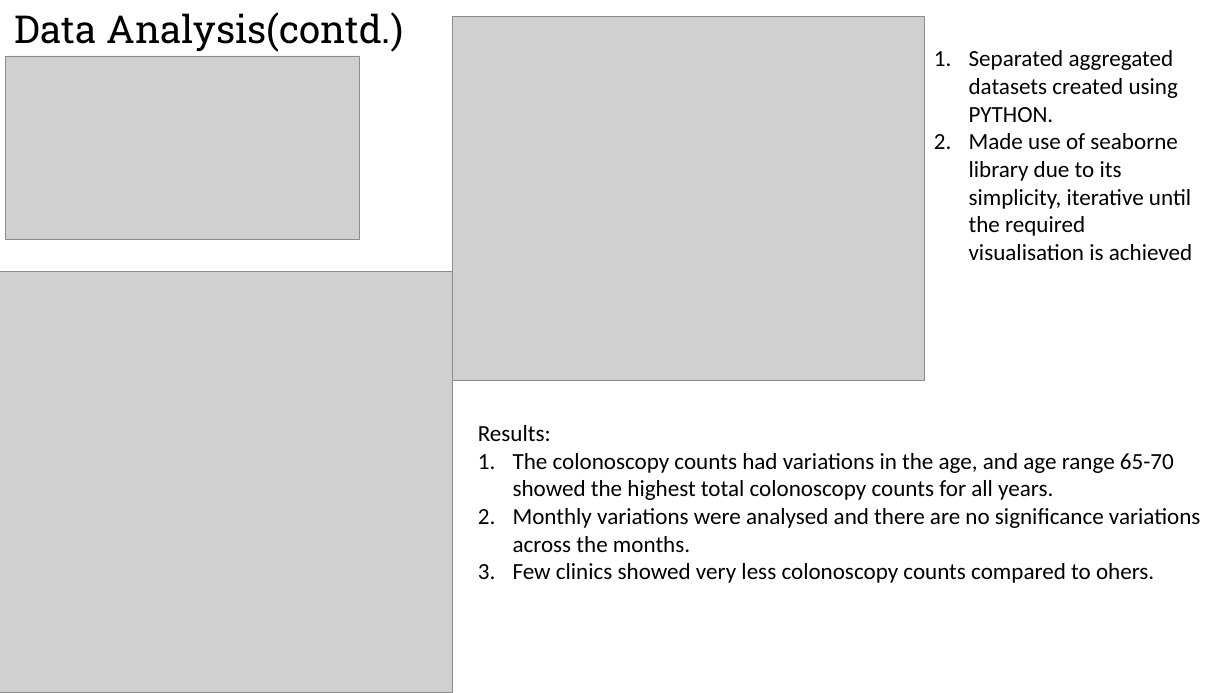
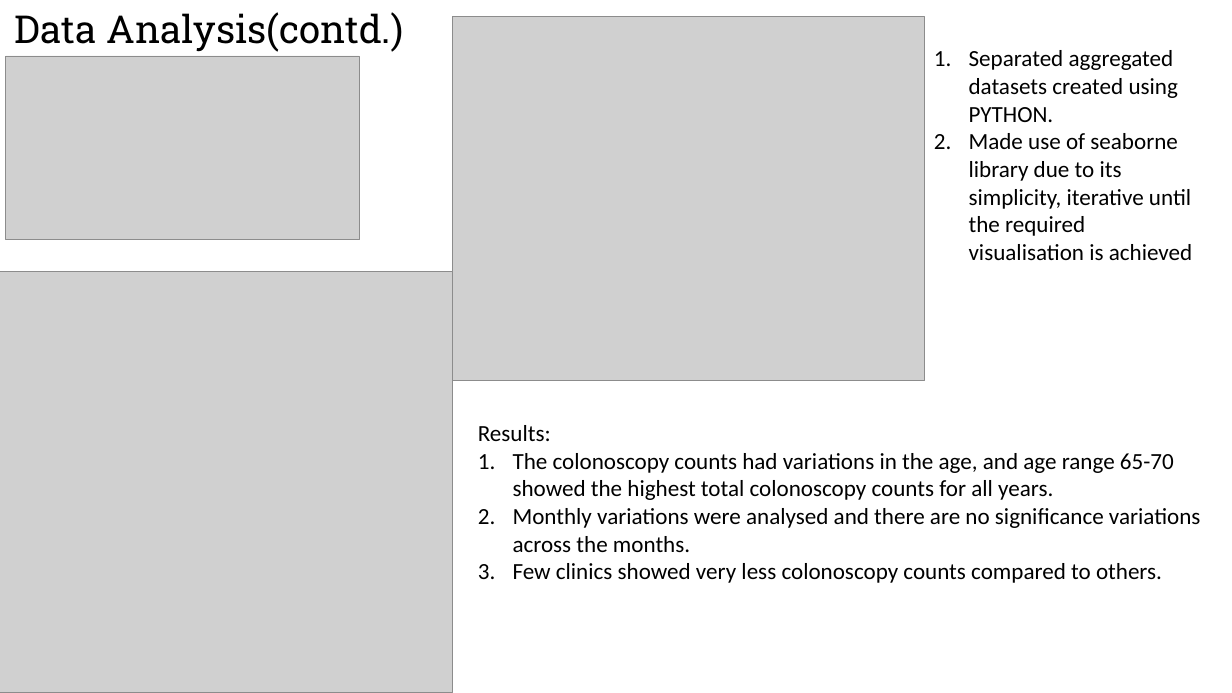
Before and after one commit to raku43/MScDACapstone, a slide deck: slide 9 of PPT_Msc_Capstone.pptx (slide 8 before the commit). Drawn at 1232x693 pixels with LibreOffice and Linux fonts; fonts in the diff are those of the drawing; grey boxes stand for pictures. Boxes give left, top, right and bottom in pixels: in the first picture for what was removed or moved away, otherwise in the second. Text is boxed around its words. In the diff, an @@ line names an element or a change of style, - is before the commit and + after.

```diff
--- a/PPT_Msc_Capstone.pptx
+++ b/PPT_Msc_Capstone.pptx
@@ text at bbox=[513, 563, 1162, 583]: text changed @@
-3. Few clinics showed very less colonoscopy counts compared to ohers.
+3. Few clinics showed very less colonoscopy counts compared to others.
```
Also in this commit, not shown: 1 slide added.
